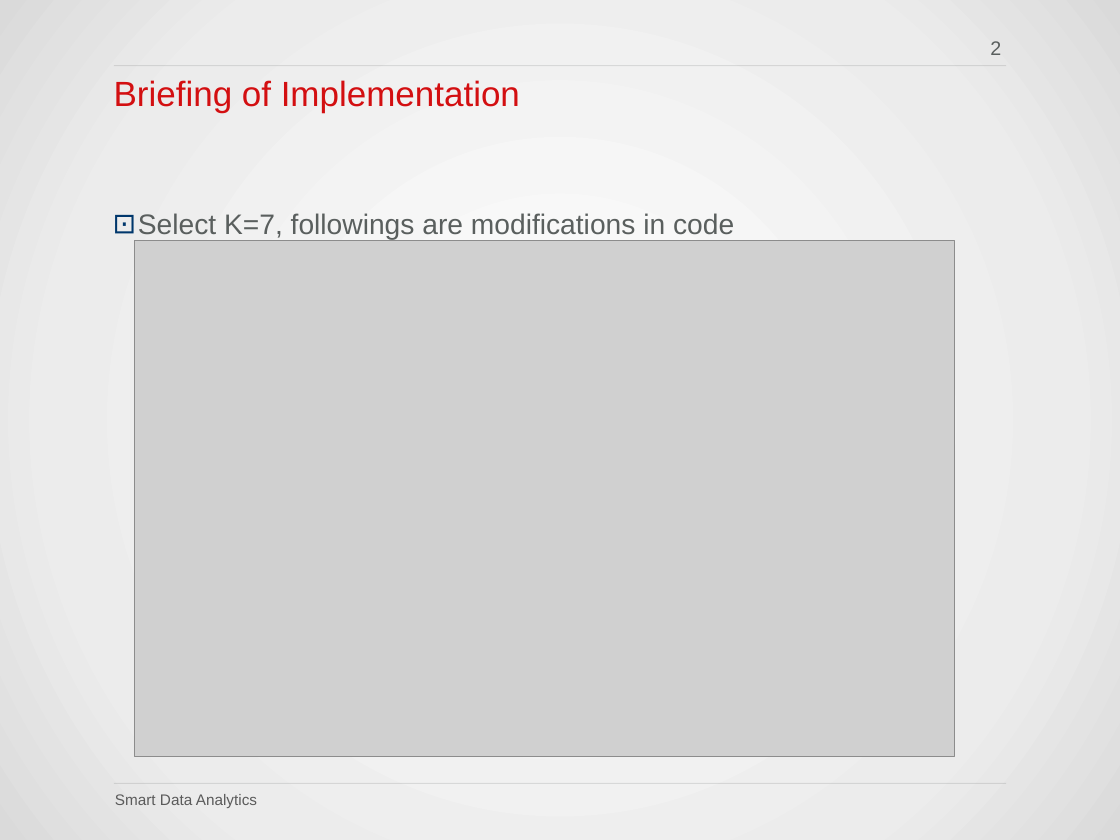
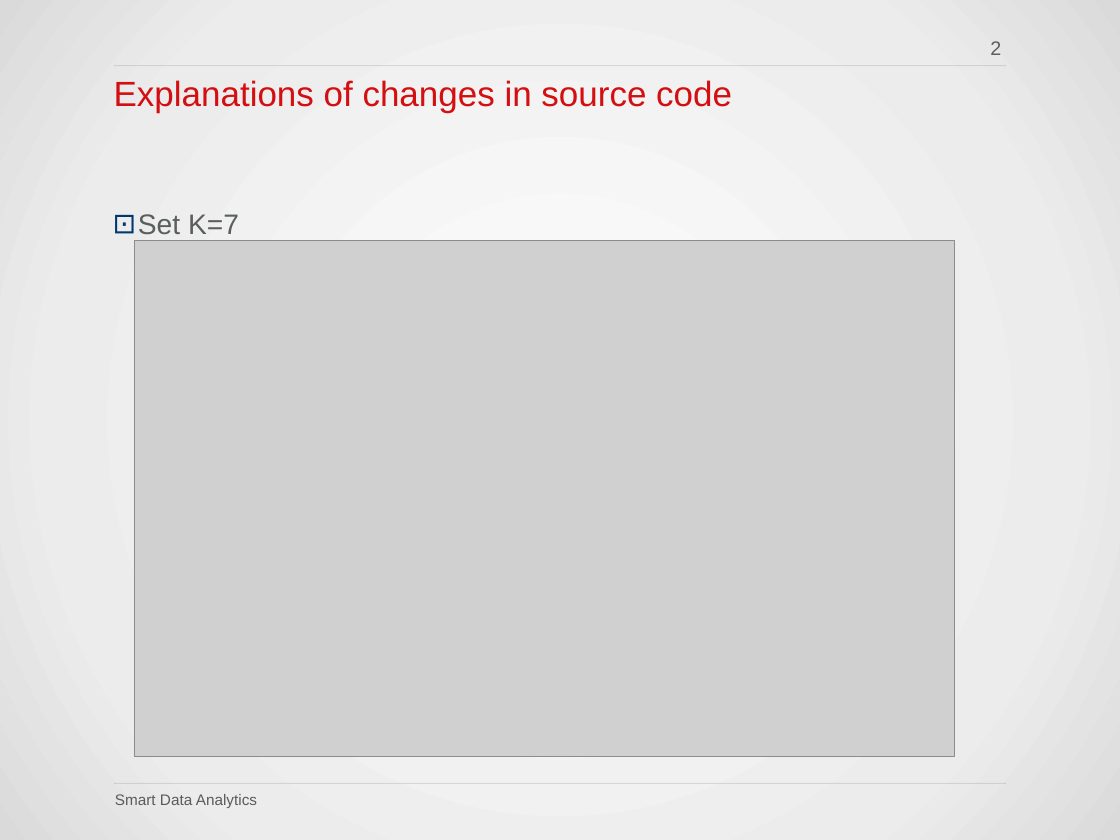
Before and after one commit to QuantLet/SDA_2020_NCTU, a slide deck: slide 2 of Susan/HW3_WebCrawling_AbstractAnalysis/2020 SDA I NCTU_0856706_HW3_Task2.pptx. Drawn at 1120x840 pixels with LibreOffice and Linux fonts; fonts in the diff are those of the drawing; grey boxes stand for pictures; background and template pictures are left out. Boxes give left, top, right and bottom in pixels: in the first picture for what was removed or moved away, otherwise in the second. Text is boxed around its words. In the diff, an @@ line names an element or a change of style, - is before the commit and + after.

```diff
--- a/Susan/HW3_WebCrawling_AbstractAnalysis/2020 SDA I NCTU_0856706_HW3_Task2.pptx
+++ b/Susan/HW3_WebCrawling_AbstractAnalysis/2020 SDA I NCTU_0856706_HW3_Task2.pptx
@@ title at <box>114,80,732,112</box>: text changed @@
-Briefing of Implementation
+Explanations of changes in source code
@@ text at <box>138,214,239,234</box>: text changed @@
-⊡ Select K=7, followings are modifications in code
+⊡ Set K=7
```
Also in this commit, not shown: 2 other slides changed.
